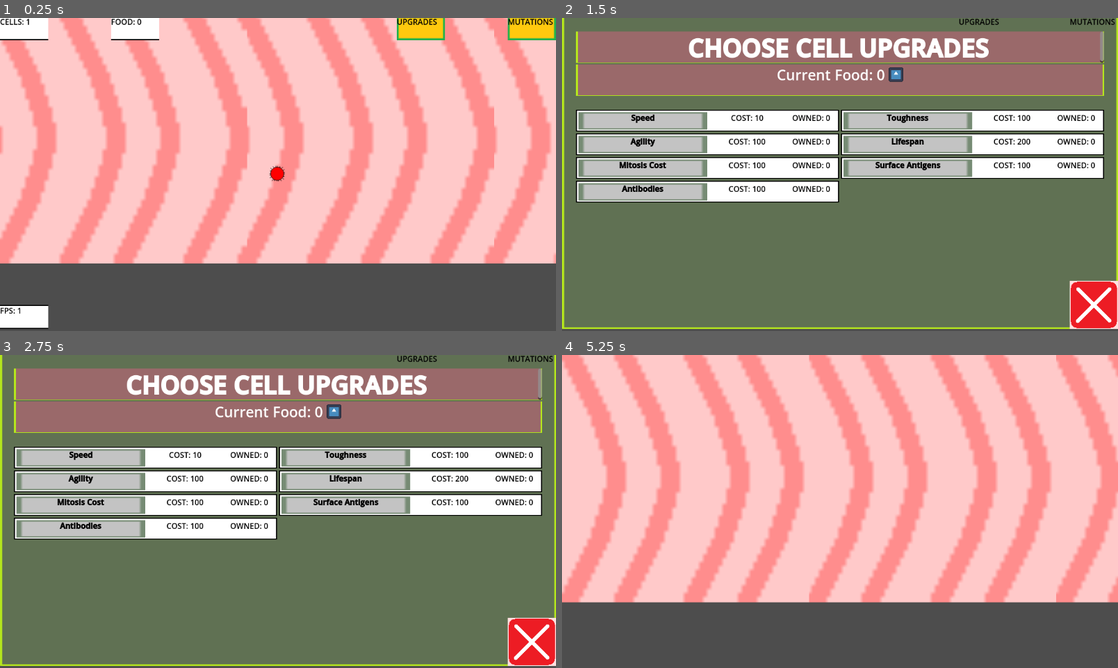
Above: before the commit, frames 1-4 (two rows, left to right).
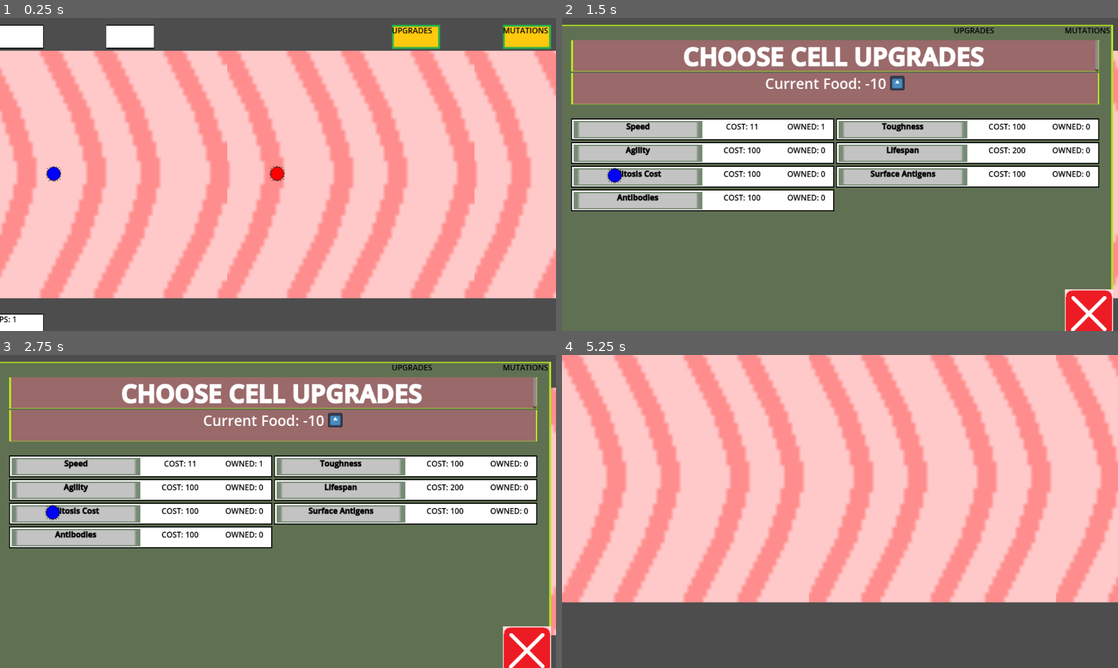
Above: after the commit, the same moments.

Repository: James-Perdue/GMTKJam24
Game: Godot game, scene res://scenes/RootLevel.tscn
The game is run twice, just before and just after one commit, with the same random seed, the same clock (stepped at 60 frames per second) and the same inputs. The engine's default icon, where the game draws it, is replaced by a stand-in: a white triangle on a blue panel in a dark square.
Inputs (mouse positions are in pixels of both pictures, inside the frame that each line leads up to; where the layout moved, square brackets give the same spot in the first picture):
- Up to frame 1 (0.25 s): no input
- Up to frame 2 (1.5 s): click (979, 36) [984, 27] at 0.5 s; click (639, 130) at 1.25 s, where only the run after the commit has a clickable "[center][center][color=black]…"
- Up to frame 3 (2.75 s): tap Enter at 2 s; hold D (move_right) from 2.03 s (still down); tap Space (action) at 2.1 s
- Up to frame 4 (5.25 s): tap Space (action) at 2.75, 2.85, 3.6, 4.25, 4.35, 5.1 s; release D (move_right) at 2.78 s; hold S (move_down) 2.78-3.53 s; tap Enter at 3.5, 5 s; hold D (move_right) 3.53-4.28 s; hold W (move_up) 4.28-5.03 s; hold A (move_left) from 5.03 s (still down)

The runs differ from the first frame. In frame 1, 52% of the frame differs, in the area x 0-100%, y 0-100%; in frame 2, 35%; in frame 3, 35%; in frame 4, nothing differs.

Commit message:
Ai controller 1st draft (#12)
* Added basic enemy AI

* Adding mild enemy controller shit

* Added retreat functionality

* Merge issues

Diff:
--- a/colony.gd
+++ b/colony.gd
@@ -7,20 +7,22 @@
 var velocity = Vector2.ZERO
 var cells = []
 var food = 0
-var cellLifeTime = 20
+var colonyColor : String = "red"
+var cellLifeTime : int = 20
 
 signal cellDied(cell : Area2D)
 signal colonyDied()
 
 # Called when the node enters the scene tree for the first time.
 func _ready() -> void:
+	print('colony spawned')
 	self.set_meta("type", "colony")
-	$Camera2D/hud_cont/hud.set_food(food)
+	#$Camera2D/hud_cont/hud.set_food(food)
 	for i in range(1):
 		spawnCell()
 	#print(get_tree().current_scene)
-	$Camera2D/hud_cont/hud.update_count(len(cells))
-	$Camera2D/hud_cont/hud.upgraded.connect(self._apply_upgrades)
+	#$Camera2D/hud_cont/hud.update_count(len(cells))
+	#$Camera2D/hud_cont/hud.upgraded.connect(self._apply_upgrades)
 
 # Called every frame. 'delta' is the elapsed time since the previous frame.
 func _process(delta: float) -> void:
@@ -37,15 +39,16 @@
 
 func spawnCell():
 	var cellInstance = Cell.instantiate()
-	cellInstance.initialize(0, "red", cellLifeTime)
+	cellInstance.color = colonyColor
+	cellInstance.initialize(0, colonyColor, cellLifeTime)
 	add_child(cellInstance)
 	if(len(cells) > 0):
 		cellInstance.position = cells[-1].position
 	cells.append(cellInstance)
 
 	updateColony()
-	$Camera2D/hud_cont/hud.update_count(len(cells))
-	$Camera2D/hud_cont/hud.set_food(food)
+	#$Camera2D/hud_cont/hud.update_count(len(cells))
+	#$Camera2D/hud_cont/hud.set_food(food)
 
 func updateColony():
 	colonyRadius = len(cells) * perCellRadius
@@ -66,7 +69,7 @@
 		if type == "food":
 			area.queue_free()
 			food += 1
-			$Camera2D/hud_cont/hud.set_food(food)
+			#$Camera2D/hud_cont/hud.set_food(food)
 		if type == "colony":
 			pass
 
--- a/project.godot
+++ b/project.godot
@@ -13,6 +13,7 @@
 config/name="Gmtk Jam 24"
 run/main_scene="res://scenes/RootLevel.tscn"
 config/features=PackedStringArray("4.3", "GL Compatibility")
+run/max_fps=60
 config/icon="res://icon.svg"
 
 [display]
--- /dev/null
+++ b/scenes/EnemyController.gd
@@ -0,0 +1,26 @@
+extends Node2D
+var Colony = preload("res://Colony.tscn")
+var colony: Node2D
+var startPosition = Vector2(150, 256)
+
+# Called when the node enters the scene tree for the first time.
+func _ready() -> void:
+	colony = Colony.instantiate()
+	colony.colonyColor = "blue"
+	colony.speed = 200
+	colony.position = startPosition
+	add_child(colony)
+	pass
+
+
+# Called every frame. 'delta' is the elapsed time since the previous frame.
+func _process(delta: float) -> void:
+	var player = get_parent().get_node('PlayerController')
+	if player:
+		var direction = player.get_node('Colony').global_position - colony.global_position
+		if abs(direction.x) < 400 && abs(direction.y) < 400:
+			colony.move(direction)
+		else:
+			colony.move(startPosition - colony.global_position)
+
+	pass
--- a/scenes/RootLevel.tscn
+++ b/scenes/RootLevel.tscn
@@ -1,8 +1,9 @@
-[gd_scene load_steps=4 format=4 uid="uid://nwy5vuwjgas0"]
+[gd_scene load_steps=5 format=4 uid="uid://nwy5vuwjgas0"]
 
 [ext_resource type="Script" path="res://scenes/root_level.gd" id="1_2vcth"]
 [ext_resource type="PackedScene" uid="uid://clhgopfoq7iyb" path="res://PlayerController.tscn" id="1_lfa0c"]
 [ext_resource type="TileSet" uid="uid://ck5vcsja7w6n0" path="res://IntestineTiles.tres" id="3_rx04a"]
+[ext_resource type="Script" path="res://scenes/EnemyController.gd" id="6_0ybv4"]
 
 [node name="RootLevel" type="Node2D"]
 script = ExtResource("1_2vcth")
@@ -12,11 +13,15 @@
 tile_set = ExtResource("3_rx04a")
 
 [node name="PlayerController" parent="." instance=ExtResource("1_lfa0c")]
-position = Vector2(576, 328)
+position = Vector2(617, 256)
 
 [node name="FoodTimer" type="Timer" parent="."]
 wait_time = 0.75
 autostart = true
 
+[node name="EnemyController" type="Node2D" parent="."]
+z_index = 4
+script = ExtResource("6_0ybv4")
+
 [connection signal="gameOver" from="PlayerController" to="." method="_on_player_controller_game_over"]
 [connection signal="timeout" from="FoodTimer" to="." method="_on_food_timer_timeout"]
--- a/scenes/root_level.gd
+++ b/scenes/root_level.gd
@@ -2,9 +2,11 @@
 var Food = preload("res://Food.tscn")
 
 var player
+var enemy
 var camera
 func _ready() -> void:
 	player = $PlayerController
+	enemy = $EnemyController
 	camera = $PlayerController/Colony/Camera2D
 
 # Fix the control node size (containers really don't like being a child of Node2D)
Not shown: 1 places in AnimatedPump.tres that only renumber resources
Not shown: 1 places in Colony.tscn that only renumber resources
Not shown: 1 places in PlayerController.tscn that only renumber resources
